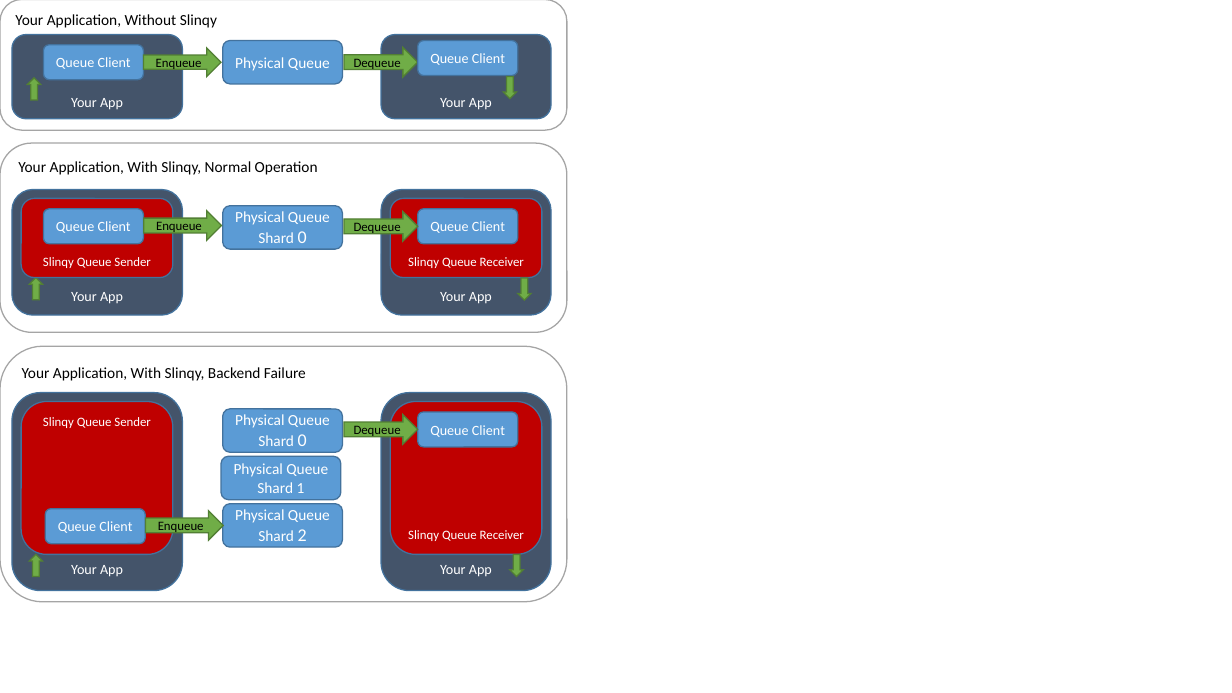
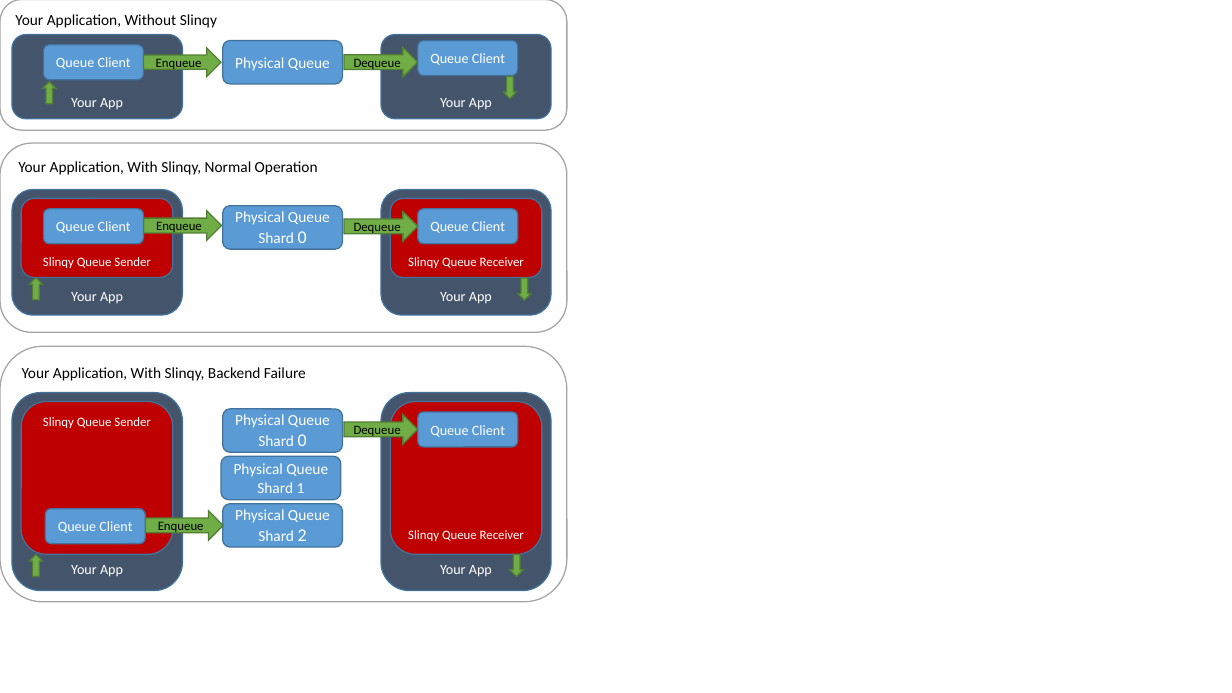
Before and after one commit to s-jeyaram/slinqy, a slide deck: slide 2 of Docs/Images/Slinqy Diagrams.pptm. Drawn at 1232x693 pixels with LibreOffice and Linux fonts; fonts in the diff are those of the drawing. Boxes give left, top, right and bottom in pixels: in the first picture for what was removed or moved away, otherwise in the second. Text is boxed around its words. In the diff, an @@ line names an element or a change of style, - is before the commit and + after.

```diff
--- a/Docs/Images/Slinqy Diagrams.pptm
+++ b/Docs/Images/Slinqy Diagrams.pptm
@@ up arrow: place and size @@
-up arrow at (28, 78, 41, 100)
+up arrow at (43, 81, 55, 104)
```
Also in this commit, not shown: 1 other file.
